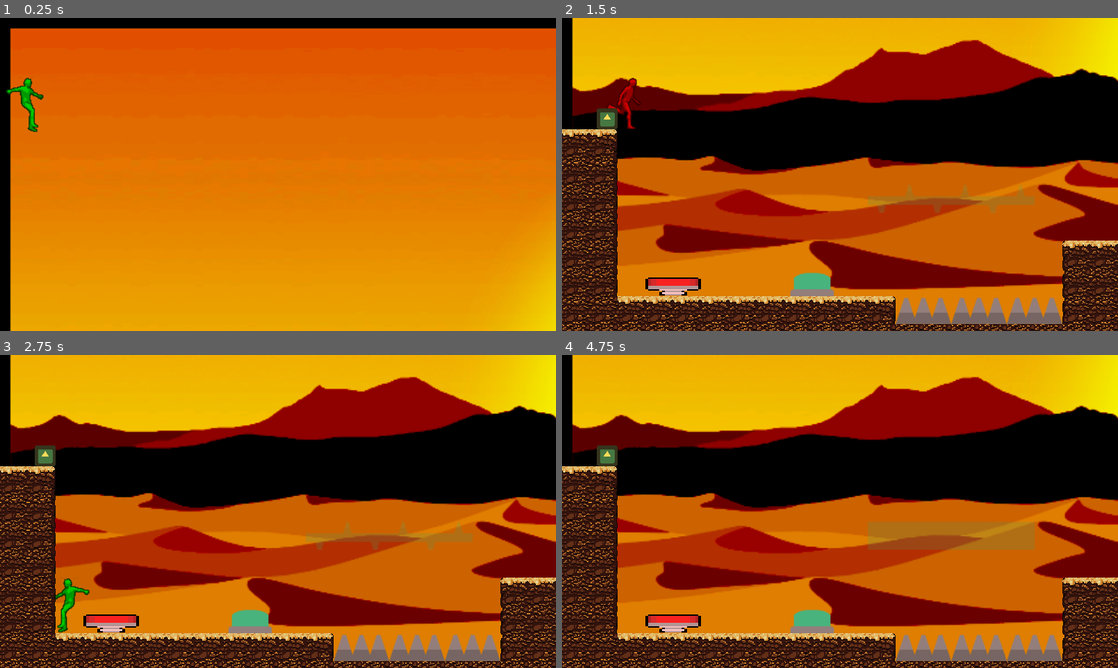
Above: before the commit, frames 1-4 (two rows, left to right).
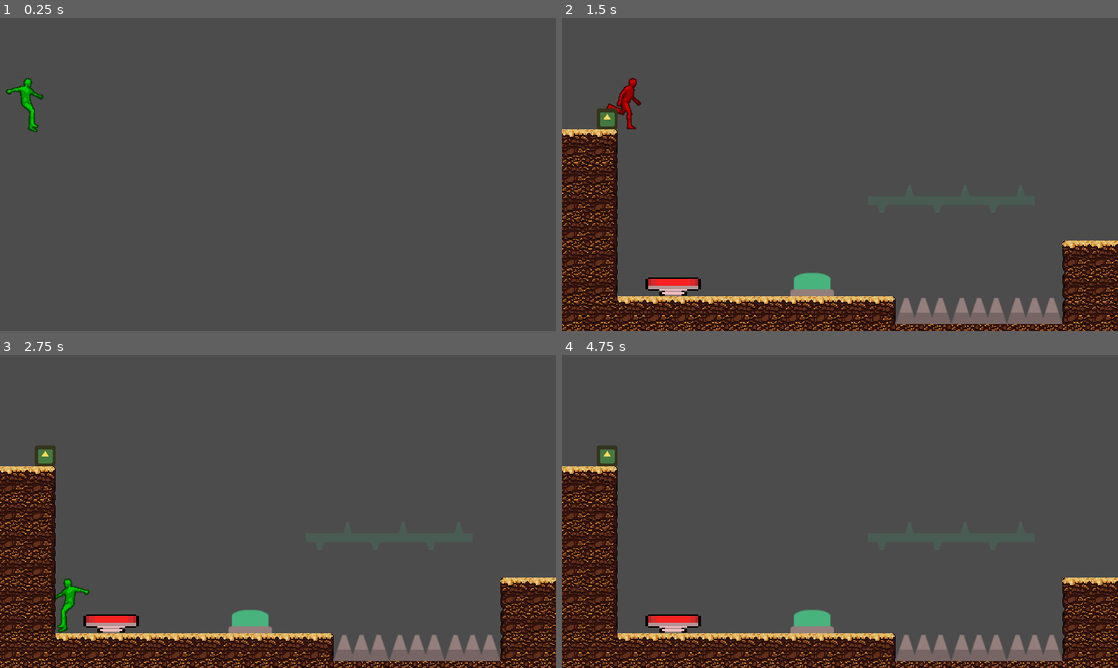
Above: after the commit, the same moments.

Repository: ALhobby/PuzzlePlataformer
Game: Godot game, scene res://Main.tscn
Same seed, same stepped clock (60 frames per second), same inputs: the game is played once before the commit and once after it. The engine's default icon, where the game draws it, is replaced by a stand-in: a white triangle on a blue panel in a dark square.
Inputs (mouse positions are in pixels of both pictures, inside the frame that each line leads up to):
- Up to frame 1 (0.25 s): no input
- Up to frame 2 (1.5 s): move the mouse to (962, 158) at 0.52 s; hold Right (ui_right) from 0.53 s (still down); click (962, 158) at 0.6 s; tap Up (ui_up) at 0.77 s; move the mouse to (728, 190) at 1.27 s; click (728, 190) at 1.35 s
- Up to frame 3 (2.75 s): tap Up (ui_up) at 1.52 s; move the mouse to (333, 442) at 2.02 s; release Right (ui_right) at 2.03 s; hold Left (ui_left) from 2.03 s (still down); click (333, 442) at 2.1 s
- Up to frame 4 (4.75 s): move the mouse to (812, 574) at 2.77 s; release Left (ui_left) at 2.78 s; hold Right (ui_right) 2.78-4.28 s; click (812, 574) at 2.85 s; tap Up (ui_up) at 3.02, 3.77, 4.52 s; move the mouse to (1006, 558) at 3.52 s; click (1006, 558) at 3.6 s; move the mouse to (673, 464) at 4.27 s; hold Left (ui_left) from 4.28 s (still down); click (673, 464) at 4.35 s

The runs differ from the first frame. In frame 1, 100% of the frame differs, in the area x 0-100%, y 0-100%; in frame 2, 81%; in frame 3, 81%; in frame 4, 82%.

Commit message:
Solve appearing platform animation

Diff:
--- a/Main.tscn
+++ b/Main.tscn
@@ -1,16 +1,10 @@
-[gd_scene load_steps=4 format=2]
+[gd_scene load_steps=3 format=2]
 
 [ext_resource path="res://Player.tscn" type="PackedScene" id=1]
-[ext_resource path="res://assets/desert_background.png" type="Texture" id=2]
 [ext_resource path="res://Main.gd" type="Script" id=5]
 
 [node name="Main" type="Node2D"]
 script = ExtResource( 5 )
-
-[node name="Sprite" type="Sprite" parent="."]
-scale = Vector2( 1.5, 1.5 )
-texture = ExtResource( 2 )
-centered = false
 
 [node name="Line2D" type="Line2D" parent="."]
 
--- a/PlatformManager.gd
+++ b/PlatformManager.gd
@@ -18,12 +18,12 @@
 		elif node.is_in_group("Platform"):
 			print("Platform tileset name: ", node)
 			# Set collision masks and layers to 0
-			node.collision_layer = 0
-			node.collision_mask = 0
 			plat_tilemap = node
+			plat_tilemap.call_deferred("set_collision_layer_bit", 0, false)
+			plat_tilemap.call_deferred("set_collision_mask_bit", 0, false)
 			plat_tilemap.modulate = Color(1,1,1,0.2)
 		else:
-			print("WARNING: unexpected node in PlatformManager lacks correct group")
+			print("WARNING: unexpected node in PlatformManager ", node, " lacks correct group")
 
 
 func make_platform_solid(button_id):
@@ -37,4 +37,8 @@
 func make_platform_ghost(button_id):
 	plat_tilemap.call_deferred("set_collision_layer_bit", 0, false)
 	plat_tilemap.call_deferred("set_collision_mask_bit", 0, false)
+	for tile in plat_tilemap.tile_set.get_tiles_ids():
+		# Move animation back to frame 0 and pause again
+		plat_tilemap.tile_set.tile_get_texture(tile).current_frame = 0
+		plat_tilemap.tile_set.tile_get_texture(tile).pause = true
 	plat_tilemap.modulate = Color(1,1,1,0.2)
